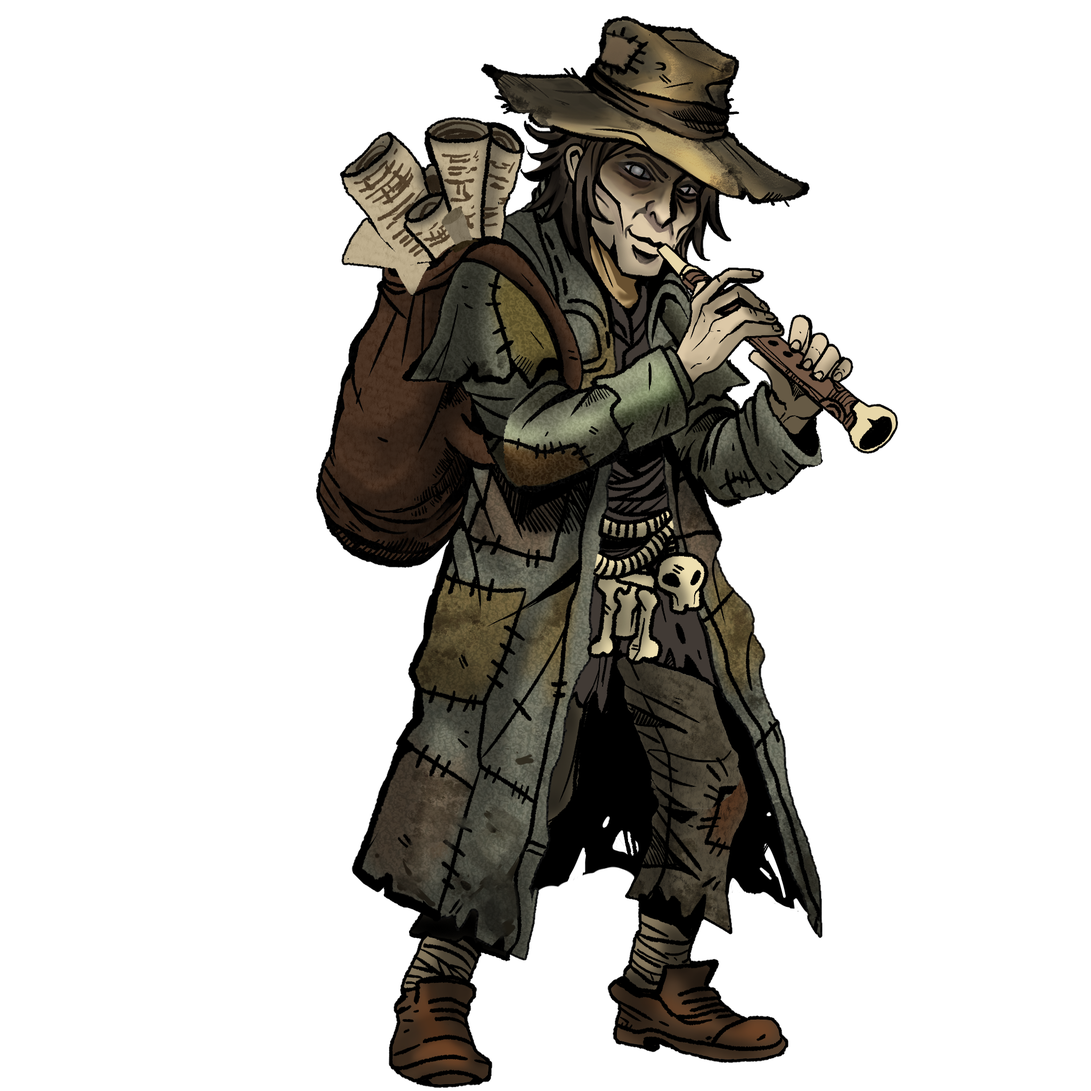
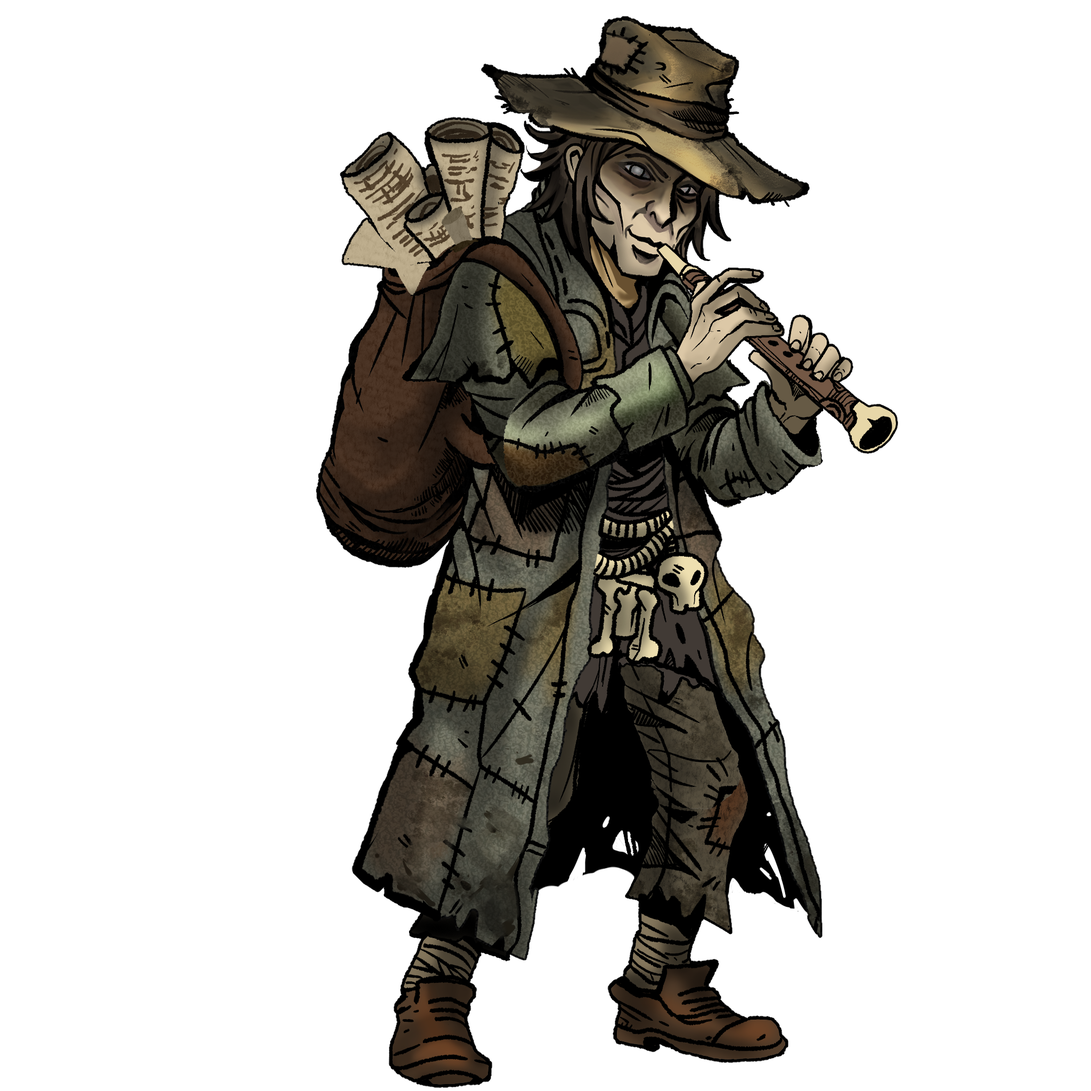
Layer changes from the first (1091, 1091) image to the second:
moved "왼다" above "왼발" over bbox(617, 658, 715, 706)
